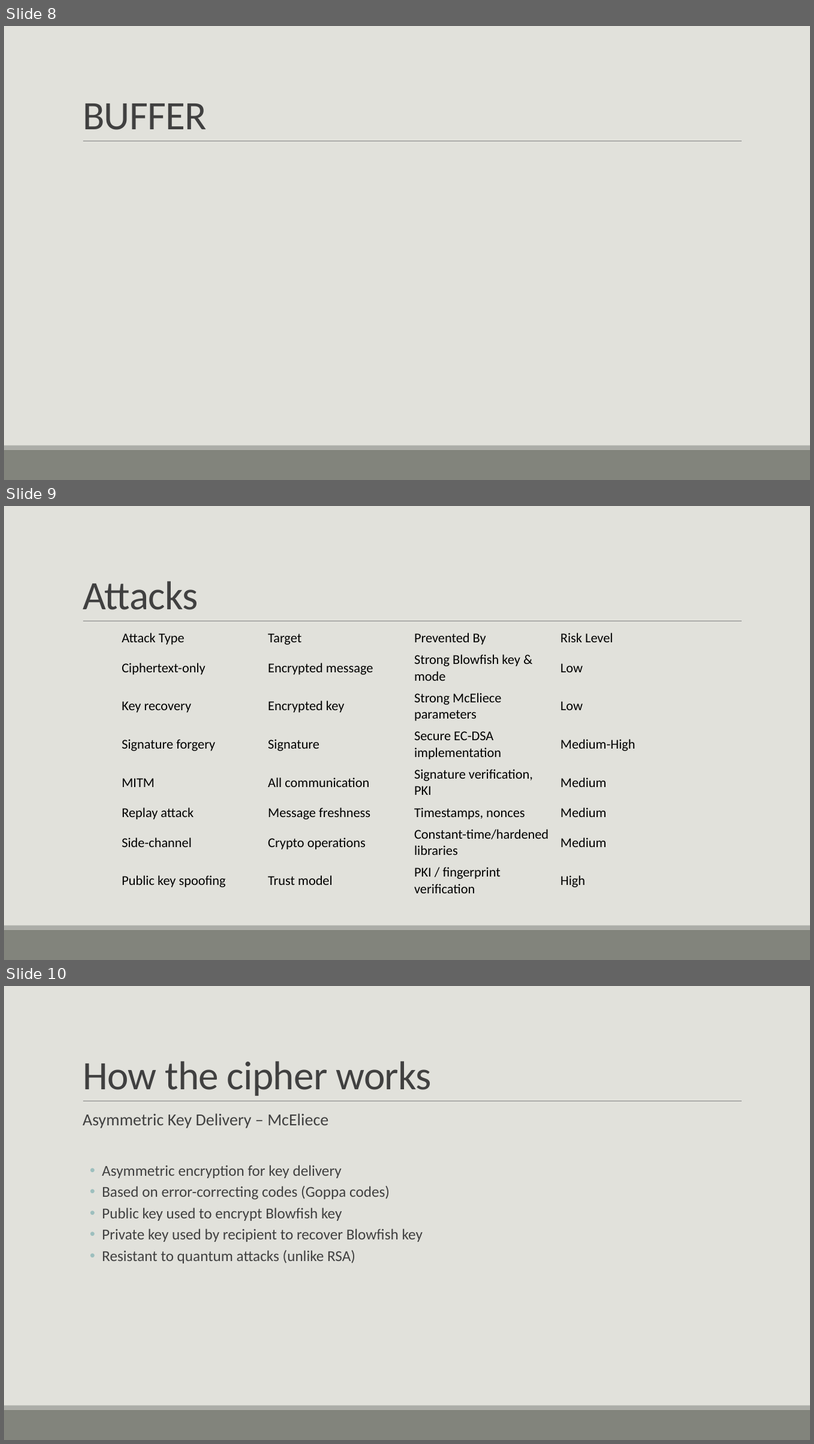
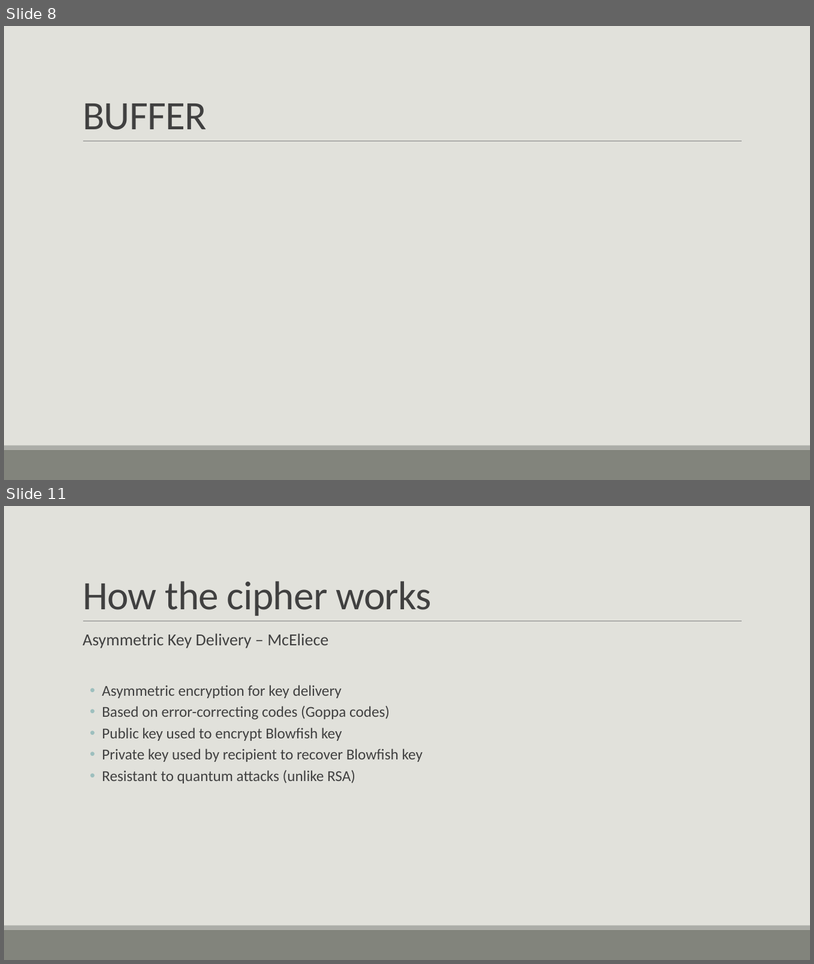
Before and after one commit to ShlomiFridman/CryptoProject2025, a slide deck: CryptoPresentation_Omer.pptx. Shown one above the other, each under a label of ours: slides 8, 9 and 10 before the commit, slides 8 and 11 after it; the slides between them are not shown. The pictures are 814x1444 and 814x964 pixels, drawn with LibreOffice and Linux fonts; fonts in the diff are those of the drawing. Boxes give left, top, right and bottom in pixels: in the first picture for what was removed or moved away, otherwise in the second. Text is boxed around its words. In the diff, an @@ line names an element or a change of style, - is before the commit and + after.

Commit message:
added attacks

```diff
--- a/CryptoPresentation_Omer.pptx
+++ b/CryptoPresentation_Omer.pptx
@@ slide 9 removed at <box>4,506,810,960</box>, background #E1E1DB; not listed: 3 template elements that a slide beside it also shows @@
@@ title removed at <box>83,581,198,610</box> @@
-Attacks
@@ table removed at <box>117,627,702,895</box>, 8 rows, 4 columns @@
-Attack Type | Target | Prevented By | Risk Level
-Ciphertext-only | Encrypted message | Strong Blowfish key & mode | Low
-Key recovery | Encrypted key | Strong McEliece parameters | Low
-Signature forgery | Signature | Secure EC-DSA implementation | Medium-High
-MITM | All communication | Signature verification, PKI | Medium
-Replay attack | Message freshness | Timestamps, nonces | Medium
-Side-channel | Crypto operations | Constant-time/hardened libraries | Medium
-Public key spoofing | Trust model | PKI / fingerprint verification | High
@@ what was slide 10 is now slide 11 @@
```
Also in this commit, not shown: 2 slides added.
